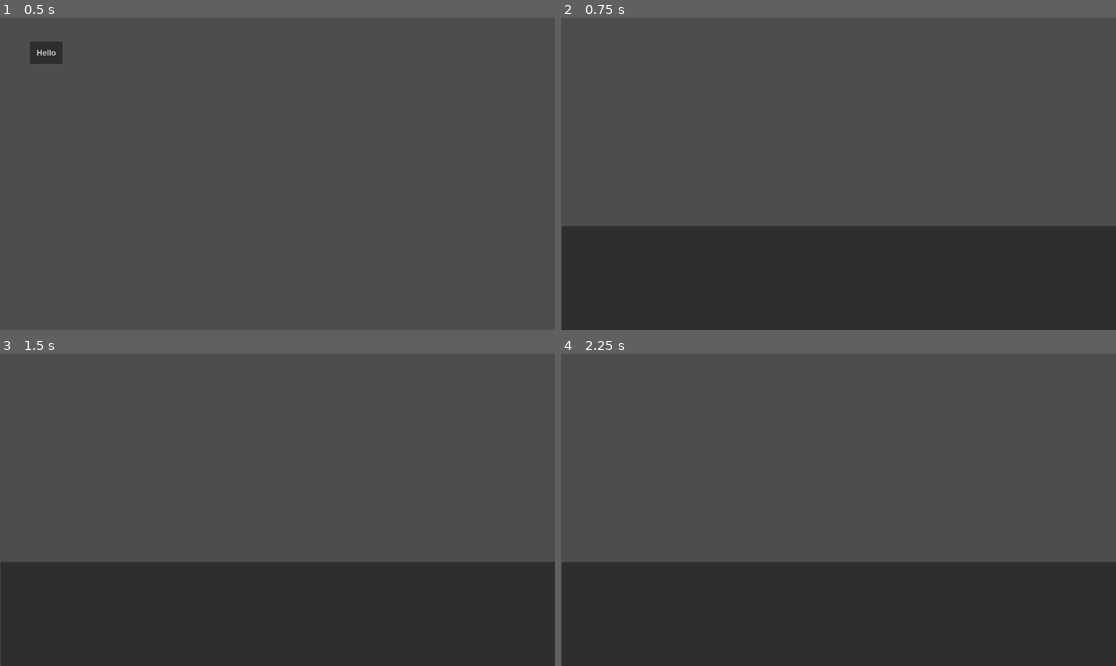
Above: before the commit, frames 1-4 (two rows, left to right).
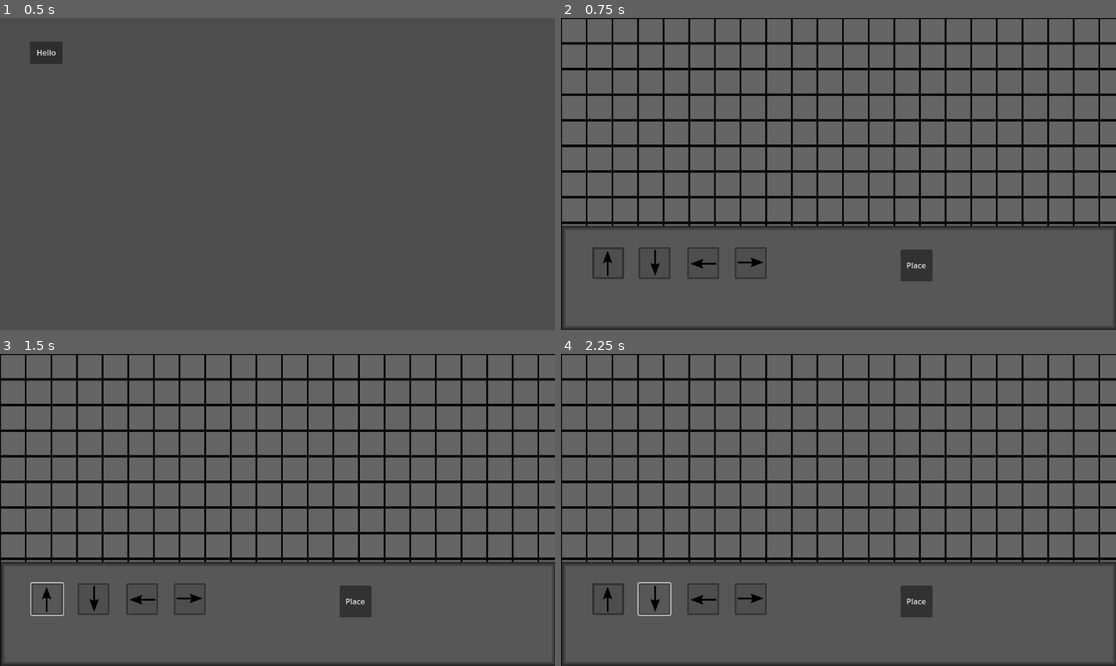
Above: after the commit, the same moments.

Repository: Salanmander/Roguetronics
Game: Godot game, scene res://Menu/main__menu.tscn
The game is run twice, just before and just after one commit, with the same random seed, the same clock (stepped at 60 frames per second) and the same inputs. The engine's default icon, where the game draws it, is replaced by a stand-in: a white triangle on a blue panel in a dark square.
Inputs (mouse positions are in pixels of both pictures, inside the frame that each line leads up to):
- Up to frame 1 (0.5 s): no input
- Up to frame 2 (0.75 s): click "Hello" at 0.5 s
- Up to frame 3 (1.5 s): click (49, 600) at 1.27 s
- Up to frame 4 (2.25 s): click (655, 600) at 2.02 s

Frame 1 is identical in both runs. In frame 2, 41% of the frame differs, in the area x 0-100%, y 0-100%; in frame 3, 41%; in frame 4, 41%.

Commit message:
Getting to a thing on the floor.
Still not particularly having good commit habits. This has the ability to set floor tiles to arrows, and click to put an object on a particular tile.

Diff:
--- a/Factory/factory.tscn
+++ b/Factory/factory.tscn
@@ -1,7 +1,18 @@
-[gd_scene load_steps=6 format=3 uid="uid://dksdy6hagfrlo"]
+[gd_scene load_steps=9 format=3 uid="uid://dksdy6hagfrlo"]
 
 [ext_resource type="Texture2D" uid="uid://c75ii64xae637" path="res://Factory/icon.png" id="1_uqvcs"]
 [ext_resource type="Texture2D" uid="uid://bqeda0oqc7siu" path="res://Factory/box.png" id="2_5b2d0"]
+[ext_resource type="Script" path="res://Factory/factory_floor.gd" id="3_ulfng"]
+[ext_resource type="Texture2D" uid="uid://dpvqigf2ldir8" path="res://icon.svg" id="4_fq6om"]
+
+[sub_resource type="StyleBoxFlat" id="StyleBoxFlat_hjol2"]
+bg_color = Color(0.341176, 0.341176, 0.341176, 1)
+border_width_left = 10
+border_width_top = 10
+border_width_right = 10
+border_width_bottom = 10
+border_color = Color(0.129412, 0.129412, 0.129412, 1)
+border_blend = true
 
 [sub_resource type="TileSetAtlasSource" id="TileSetAtlasSource_icehi"]
 texture = ExtResource("1_uqvcs")
@@ -19,6 +30,7 @@
 [sub_resource type="TileSetAtlasSource" id="TileSetAtlasSource_ganq4"]
 texture = ExtResource("2_5b2d0")
 texture_region_size = Vector2i(133, 133)
+0:0/0 = 0
 
 [sub_resource type="TileSet" id="TileSet_a558r"]
 tile_size = Vector2i(133, 133)
@@ -29,6 +41,11 @@
 
 [node name="UILayer" type="CanvasLayer" parent="."]
 
+[node name="DummyPlaceholder" type="Sprite2D" parent="UILayer"]
+position = Vector2(456, 282)
+scale = Vector2(1e-05, 1e-05)
+texture = ExtResource("4_fq6om")
+
 [node name="UI" type="Panel" parent="UILayer"]
 anchors_preset = -1
 anchor_top = 1.0
@@ -36,10 +53,82 @@
 anchor_bottom = 1.0
 offset_left = 1.0
 offset_top = -216.0
-offset_right = -0.1521
+offset_right = 1.0
+theme_override_styles/panel = SubResource("StyleBoxFlat_hjol2")
+
+[node name="UpConveyorSelect" type="Button" parent="UILayer/UI"]
+layout_mode = 0
+offset_left = 64.0
+offset_top = 44.0
+offset_right = 130.0
+offset_bottom = 110.0
+icon = ExtResource("1_uqvcs")
+expand_icon = true
+
+[node name="DownConveyorSelect" type="Button" parent="UILayer/UI"]
+layout_mode = 0
+offset_left = 160.0
+offset_top = 44.0
+offset_right = 226.0
+offset_bottom = 110.0
+expand_icon = true
+
+[node name="DownArrowIcon" type="Sprite2D" parent="UILayer/UI/DownConveyorSelect"]
+position = Vector2(33, 33)
+rotation = 3.14159
+scale = Vector2(0.45, 0.45)
+texture = ExtResource("1_uqvcs")
+
+[node name="LeftConveyorSelect" type="Button" parent="UILayer/UI"]
+layout_mode = 0
+offset_left = 261.0
+offset_top = 44.0
+offset_right = 327.0
+offset_bottom = 110.0
+expand_icon = true
+
+[node name="LeftArrowIcon" type="Sprite2D" parent="UILayer/UI/LeftConveyorSelect"]
+position = Vector2(33, 33)
+rotation = -1.5708
+scale = Vector2(0.45, 0.45)
+texture = ExtResource("1_uqvcs")
+
+[node name="RightConveyorSelect" type="Button" parent="UILayer/UI"]
+layout_mode = 0
+offset_left = 360.0
+offset_top = 44.0
+offset_right = 426.0
+offset_bottom = 110.0
+expand_icon = true
+
+[node name="RightArrowIcon" type="Sprite2D" parent="UILayer/UI/RightConveyorSelect"]
+position = Vector2(33, 33)
+rotation = 1.5708
+scale = Vector2(0.45, 0.45)
+texture = ExtResource("1_uqvcs")
+
+[node name="PlaceObject" type="Button" parent="UILayer/UI"]
+offset_left = 704.0
+offset_top = 49.0
+offset_right = 770.0
+offset_bottom = 115.0
+text = "Place"
+expand_icon = true
 
 [node name="FactoryLayer" type="CanvasLayer" parent="."]
+layer = 0
+scale = Vector2(0.4, 0.4)
+transform = Transform2D(0.4, 0, 0, 0.4, 0, 0)
 
-[node name="TileMap" type="TileMap" parent="FactoryLayer"]
+[node name="FactoryFloor" type="TileMap" parent="FactoryLayer"]
 tile_set = SubResource("TileSet_a558r")
 format = 2
+script = ExtResource("3_ulfng")
+
+[node name="Polygon2D" type="Polygon2D" parent="FactoryLayer"]
+
+[connection signal="pressed" from="UILayer/UI/UpConveyorSelect" to="FactoryLayer/FactoryFloor" method="_on_up_conveyor_select_pressed"]
+[connection signal="pressed" from="UILayer/UI/DownConveyorSelect" to="FactoryLayer/FactoryFloor" method="_on_down_conveyor_select_pressed"]
+[connection signal="pressed" from="UILayer/UI/LeftConveyorSelect" to="FactoryLayer/FactoryFloor" method="_on_left_conveyor_select_pressed"]
+[connection signal="pressed" from="UILayer/UI/RightConveyorSelect" to="FactoryLayer/FactoryFloor" method="_on_right_conveyor_select_pressed"]
+[connection signal="pressed" from="UILayer/UI/PlaceObject" to="FactoryLayer/FactoryFloor" method="_on_place_object_pressed"]
--- /dev/null
+++ b/Factory/factory_floor.gd
@@ -0,0 +1,89 @@
+extends TileMap
+
+# This is a dumb place for notes, but, TODO:
+#  make icon for thing to move
+#  bring it in, and make button to place, move stop
+#  grid align placement
+#  have move button move it one square and then stop
+#  Have move be conditional based on conveyor
+
+const FLOOR_LAYER = 0
+
+const CONVEYOR_TILE = 4
+const CONVEYOR_UP_VARIANT = 0
+const CONVEYOR_DOWN_VARIANT = 1
+const CONVEYOR_LEFT_VARIANT = 2
+const CONVEYOR_RIGHT_VARIANT = 3
+
+const FLOOR_TILE = 5
+
+const NONE = 0
+const MODIFY_FLOOR = 1
+const PLACE_THING = 2
+
+var selected:int = FLOOR_TILE
+var selected_variant:int = CONVEYOR_UP_VARIANT
+
+var click_mode:int = NONE
+
+var thing_to_move:Polygon2D
+
+# Called when the node enters the scene tree for the first time.
+func _ready():
+	for x in range(25):
+		for y in range(15):
+			#pass
+			set_cell(FLOOR_LAYER, Vector2i(x, y), FLOOR_TILE, Vector2i(0,0))
+
+	thing_to_move = Polygon2D.new()
+	var vertices:Array[Vector2] = [Vector2(-35, 0), Vector2(0, 50), Vector2(35, 0), Vector2(0, -50)]
+	thing_to_move.polygon = PackedVector2Array(vertices)
+
+	pass # Replace with function body.
+
+
+# Called every frame. 'delta' is the elapsed time since the previous frame.
+func _process(_delta):
+	pass
+
+
+func _input(event: InputEvent):
+	if event is InputEventMouseButton and event.is_pressed():
+		event = make_input_local(event)
+		var grid_loc:Vector2i = local_to_map(event.position)
+		if(click_mode == MODIFY_FLOOR):
+			set_cell(FLOOR_LAYER, grid_loc, selected, Vector2i(0,0), selected_variant)
+		elif(click_mode == PLACE_THING):
+			var thing_position:Vector2i = grid_loc * tile_set.tile_size
+			thing_position = thing_position + (tile_set.tile_size/2)
+			thing_to_move.position = thing_position
+			if (not thing_to_move.get_tree()):
+				add_child(thing_to_move)
+	pass
+
+func _on_up_conveyor_select_pressed():
+	selected = CONVEYOR_TILE
+	selected_variant = CONVEYOR_UP_VARIANT
+	click_mode = MODIFY_FLOOR
+
+
+func _on_down_conveyor_select_pressed():
+	selected = CONVEYOR_TILE
+	selected_variant = CONVEYOR_DOWN_VARIANT
+	click_mode = MODIFY_FLOOR
+
+
+func _on_left_conveyor_select_pressed():
+	selected = CONVEYOR_TILE
+	selected_variant = CONVEYOR_LEFT_VARIANT
+	click_mode = MODIFY_FLOOR
+
+
+func _on_right_conveyor_select_pressed():
+	selected = CONVEYOR_TILE
+	selected_variant = CONVEYOR_RIGHT_VARIANT
+	click_mode = MODIFY_FLOOR
+
+
+func _on_place_object_pressed():
+	click_mode = PLACE_THING
--- a/Singletons/consts.gd
+++ b/Singletons/consts.gd
@@ -2,3 +2,6 @@
 
 const MAIN_MENU : int = 0
 const FACTORY : int = 1
+
+
+const FACTORY_CONVEYOR_ID: int = 4;
Not shown, added: export_presets.cfg
Not shown, changed: .gitignore
